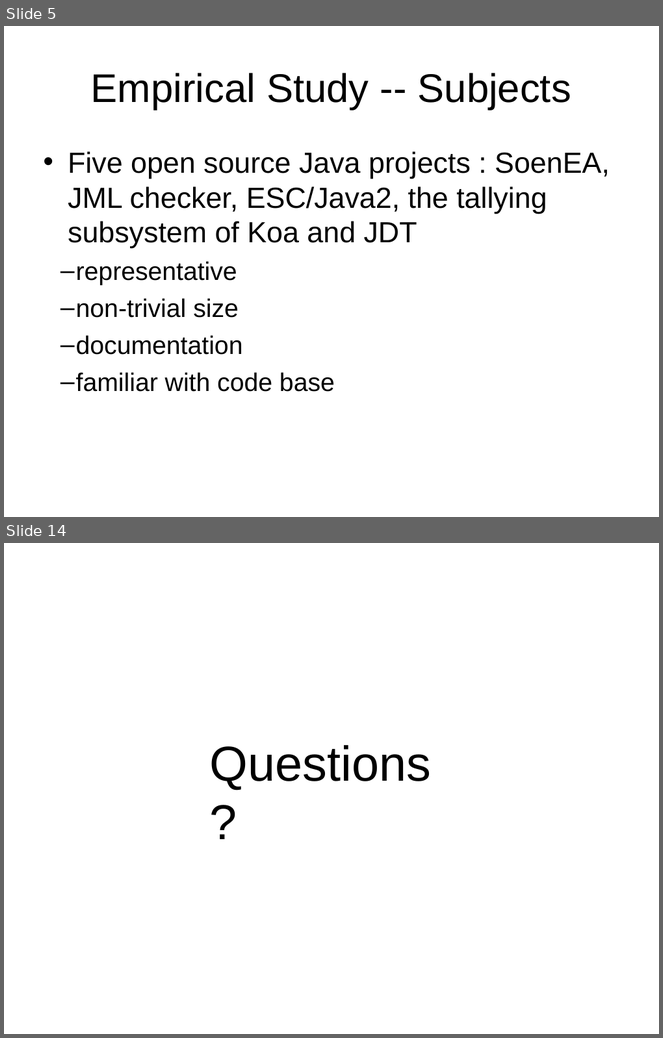
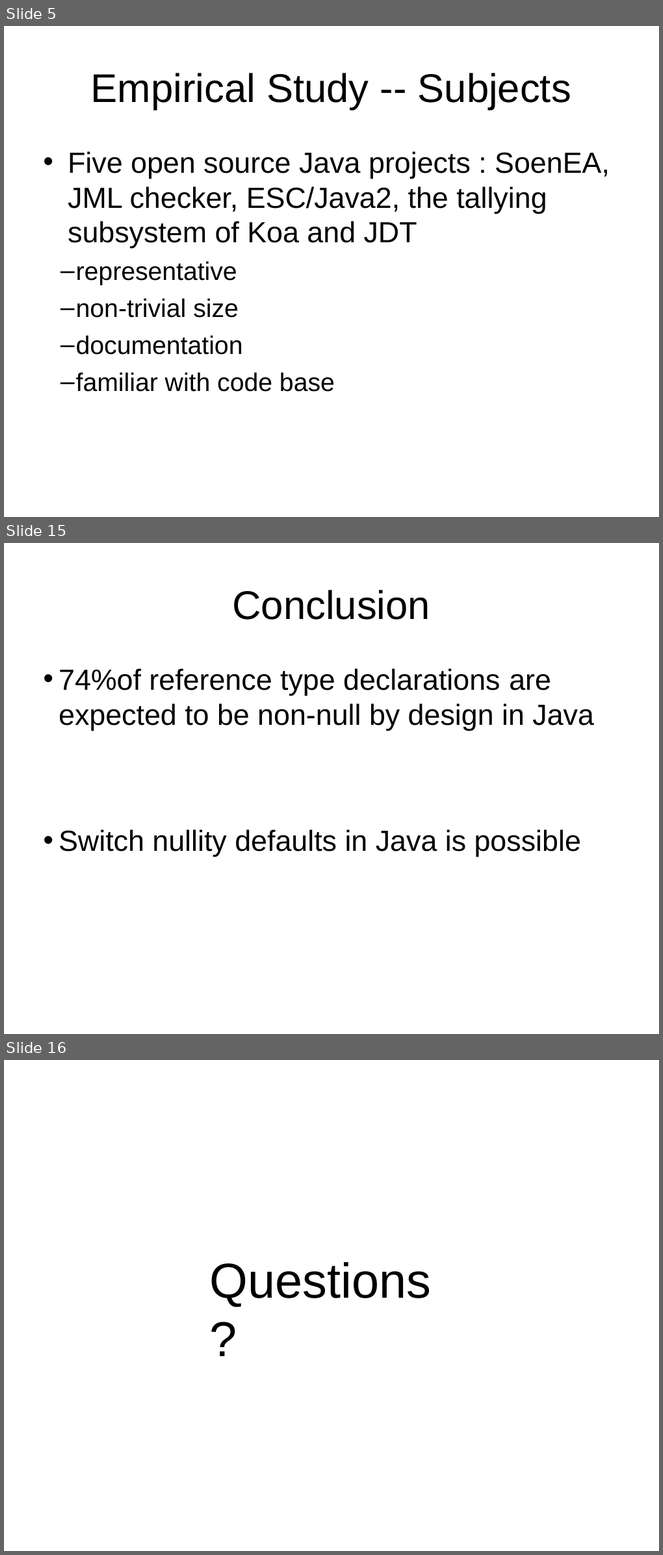
Before and after one commit to xiaohe27/Papers4Courses, a slide deck: CS527/Presentation/Non-Null-By-Default.ppt. Shown one above the other, each under a label of ours: slides 5 and 14 before the commit, slides 5, 15 and 16 after it; the slides between them are not shown. The pictures are 663x1038 and 663x1555 pixels, drawn with LibreOffice and Linux fonts; fonts in the diff are those of the drawing. Boxes give left, top, right and bottom in pixels: in the first picture for what was removed or moved away, otherwise in the second. Text is boxed around its words. In the diff, an @@ line names an element or a change of style, - is before the commit and + after.

```diff
--- a/CS527/Presentation/Non-Null-By-Default.ppt
+++ b/CS527/Presentation/Non-Null-By-Default.ppt
@@ slide 15 added at <box>4,543,659,1034</box>, background #FFFFFF @@
@@ title added at <box>232,590,430,620</box>, 44 pt, text #000000 @@
+Conclusion
@@ text added at <box>59,668,594,857</box>, 32 pt, text #000000 @@
+• 74%of reference type declarations are expected to be non-null by design in Java
+• Switch nullity defaults in Java is possible
@@ what was slide 14 is now slide 16 @@
```
Also in this commit, not shown: 6 slides changed, 3 other slides added, 2 slides removed, 2 other files.
